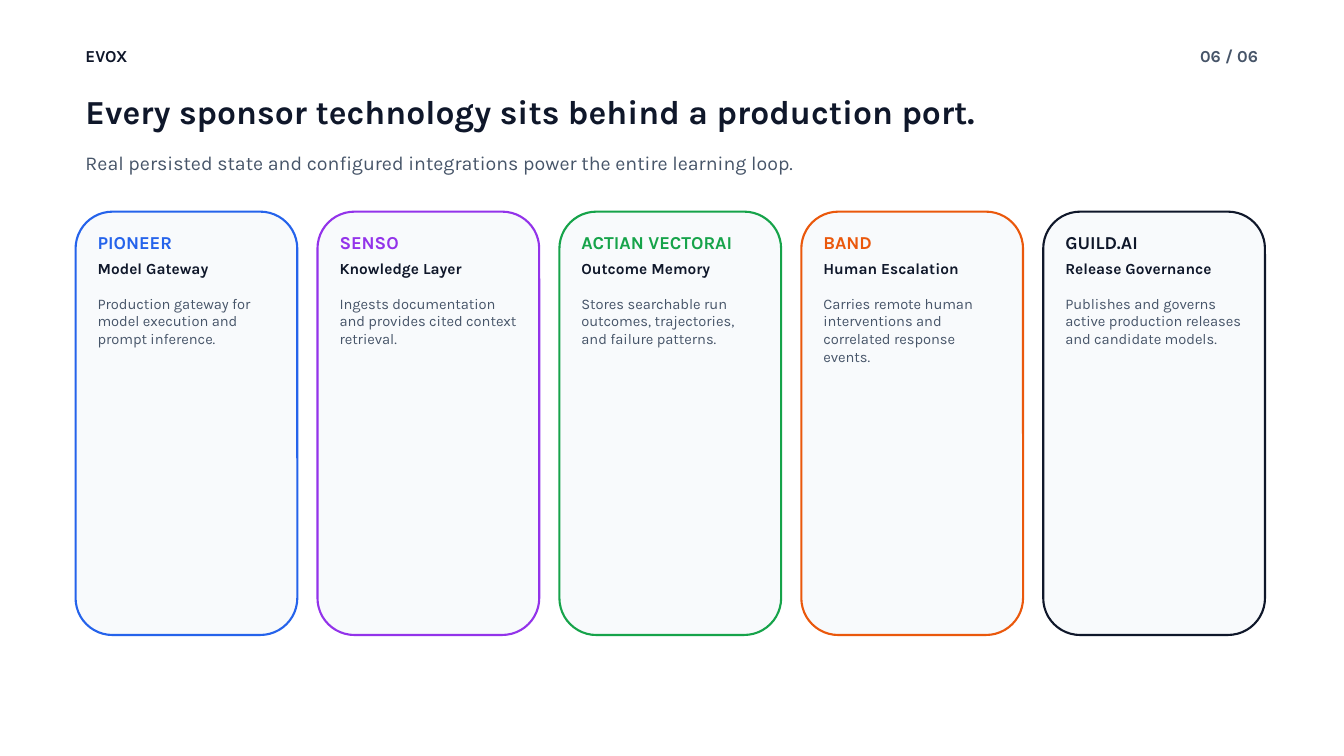
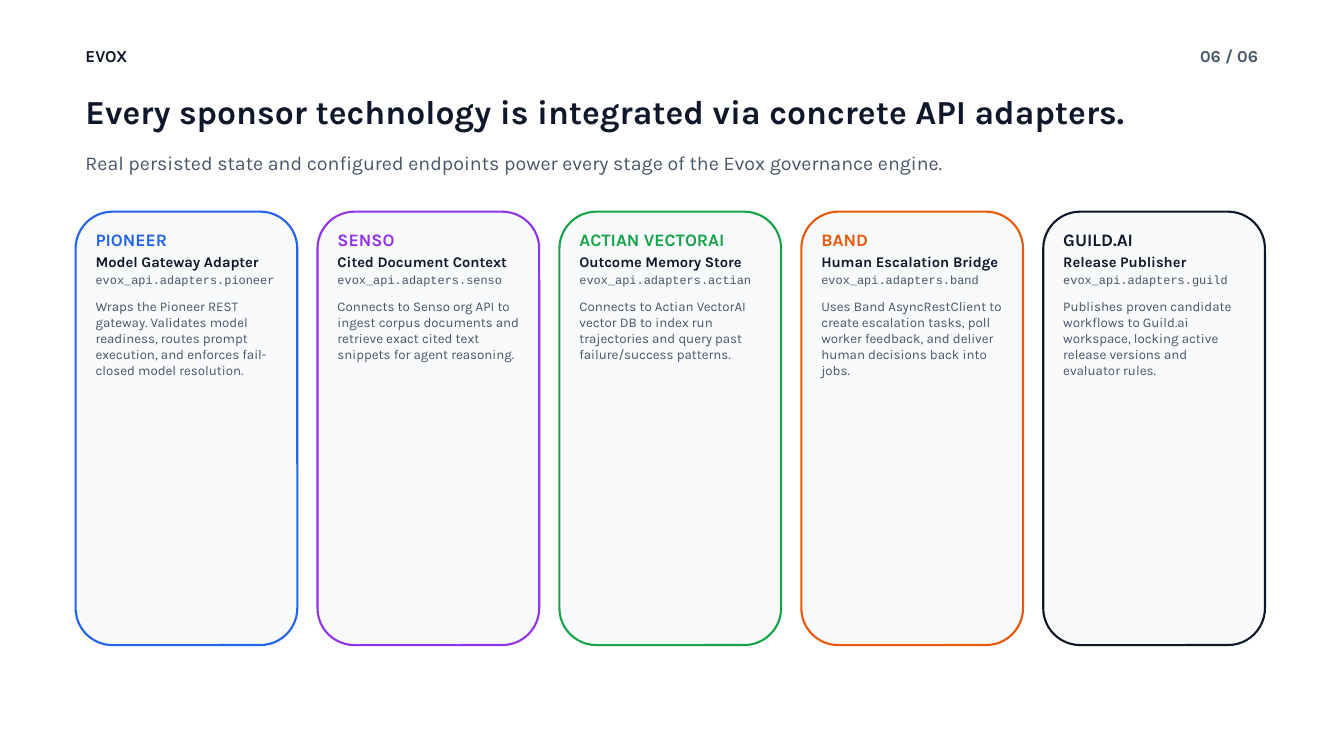
Before and after one commit to KrambitPL/evox, a slide deck: slide 6 of outputs/evox-simple-explainer.pptx. Drawn at 1344x756 pixels with LibreOffice and Linux fonts; fonts in the diff are those of the drawing. Boxes give left, top, right and bottom in pixels: in the first picture for what was removed or moved away, otherwise in the second. Text is boxed around its words. In the diff, an @@ line names an element or a change of style, - is before the commit and + after.

Commit message:
docs: detail concrete adapter implementations on sponsor slide

```diff
--- a/outputs/evox-simple-explainer.pptx
+++ b/outputs/evox-simple-explainer.pptx
@@ text at [85,100,1125,133]: text changed @@
-Every sponsor technology sits behind a production port.
+Every sponsor technology is integrated via concrete API adapters.
@@ text at [85,156,942,175]: text changed @@
-Real persisted state and configured integrations power the entire learning loop.
+Real persisted state and configured endpoints power every stage of the Evox governance engine.
@@ rounded rectangle: place and size @@
-rounded rectangle at [76,212,297,635]
+rounded rectangle at [76,212,297,645]
@@ text at [96,234,168,247]: size 13 to 12.5 pt in "PIONEER"; less space between paragraphs @@
@@ rounded rectangle: place and size @@
-rounded rectangle at [318,212,539,635]
+rounded rectangle at [318,212,539,645]
@@ text at [337,234,394,247]: size 13 to 12.5 pt in "SENSO"; less space between paragraphs @@
@@ rounded rectangle: place and size @@
-rounded rectangle at [560,212,781,635]
+rounded rectangle at [560,212,781,645]
@@ text at [579,234,725,247]: size 13 to 12.5 pt in "ACTIAN VECTORAI"; less space between paragraphs @@
@@ rounded rectangle: place and size @@
-rounded rectangle at [802,212,1023,635]
+rounded rectangle at [802,212,1023,645]
@@ text at [821,234,868,246]: size 13 to 12.5 pt in "BAND"; less space between paragraphs @@
@@ rounded rectangle: place and size @@
-rounded rectangle at [1044,212,1265,635]
+rounded rectangle at [1044,212,1265,645]
@@ text at [1063,234,1133,247]: size 13 to 12.5 pt in "GUILD.AI"; less space between paragraphs @@
@@ text at [96,257,275,375]: text changed; size 10.5 to 9.5 pt @@
-Model Gateway
-Production gateway for model execution and prompt inference.
+Model Gateway Adapter
+evox_api.adapters.pioneer
+Wraps the Pioneer REST gateway. Validates model readiness, routes prompt execution, and enforces fail-closed model resolution.
@@ text at [337,256,519,363]: text changed; size 10.5 to 9.5 pt @@
-Knowledge Layer
-Ingests documentation and provides cited context retrieval.
+Cited Document Context
+evox_api.adapters.senso
+Connects to Senso org API to ingest corpus documents and retrieve exact cited text snippets for agent reasoning.
@@ text at [579,257,751,362]: text changed; size 10.5 to 9.5 pt @@
-Outcome Memory
-Stores searchable run outcomes, trajectories, and failure patterns.
+Outcome Memory Store
+evox_api.adapters.actian
+Connects to Actian VectorAI vector DB to index run trajectories and query past failure/success patterns.
@@ text at [821,256,1001,378]: text changed; size 10.5 to 9.5 pt @@
-Human Escalation
-Carries remote human interventions and correlated response events.
+Human Escalation Bridge
+evox_api.adapters.band
+Uses Band AsyncRestClient to create escalation tasks, poll worker feedback, and deliver human decisions back into jobs.
@@ text at [1063,256,1231,375]: text changed; size 10.5 to 9.5 pt @@
-Release Governance
-Publishes and governs active production releases and candidate models.
+Release Publisher
+evox_api.adapters.guild
+Publishes proven candidate workflows to Guild.ai workspace, locking active release versions and evaluator rules.
```
Also in this commit, not shown: 3 other files.
